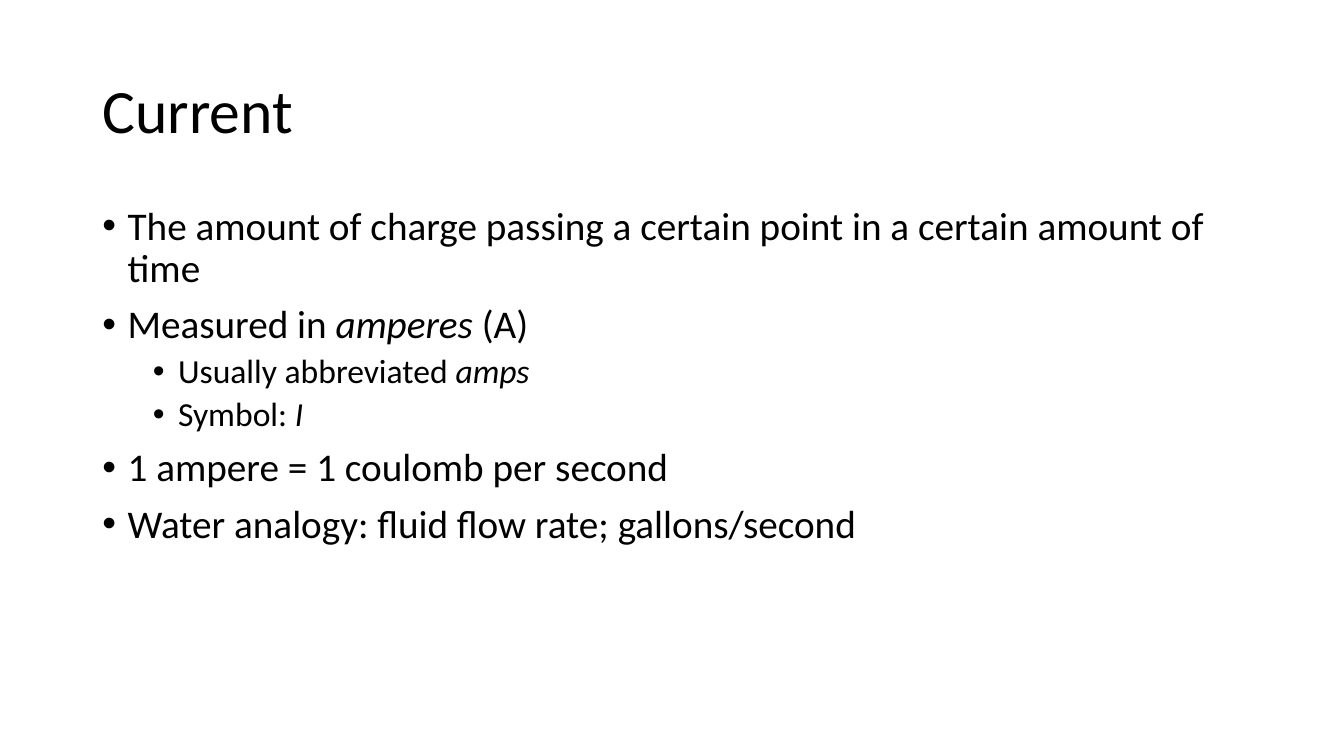
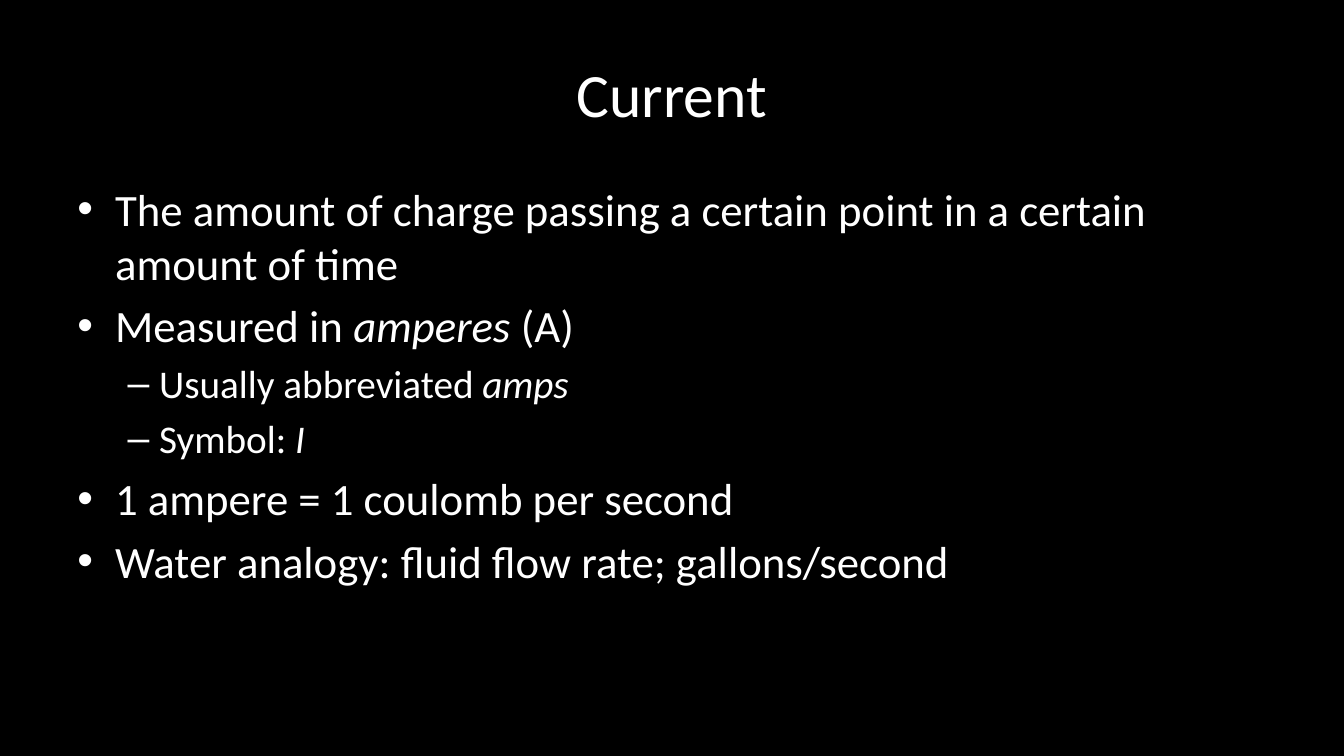
Before and after one commit to carlosgj/FRC-Training, a slide deck: slide 8 of Electronics 101.pptx. Drawn at 1344x756 pixels with LibreOffice and Linux fonts; fonts in the diff are those of the drawing; background and template pictures are left out. Boxes give left, top, right and bottom in pixels: in the first picture for what was removed or moved away, otherwise in the second. Text is boxed around its words. In the diff, an @@ line names an element or a change of style, - is before the commit and + after.

```diff
--- a/Electronics 101.pptx
+++ b/Electronics 101.pptx
@@ background #FFFFFF to #000000 @@
@@ title "Current": place and size @@
-title "Current" at bbox=[102, 93, 292, 134]
+title "Current" at bbox=[577, 77, 767, 118]
@@ title "Current" at bbox=[577, 77, 767, 118]: text colour #000000 to #FFFFFF; alignment left to centre; line spacing 0.9 to 1 @@
@@ text "The amount of charge passing ...": place and size @@
-text "The amount of charge passing ..." at bbox=[128, 212, 1204, 545]
+text "The amount of charge passing ..." at bbox=[115, 195, 1145, 586]
@@ text "The amount of charge passing ..." at bbox=[115, 195, 1145, 586]: size 28 to 32 pt in "The amount of charge passing a certain ...", "Measured in amperes (A)", "1 ampere = 1 coulomb per second", "Water analogy: fluid flow rate; gallons/second"; text colour #000000 to #FFFFFF; size 24 to 28 pt in "Usually abbreviated amps", "Symbol: I"; indent changed; line spacing 0.9 to 1; less space between paragraphs; bullet • to – @@
```
Also in this commit, not shown: 18 other slides changed, 5 slides added, 1 other file.
